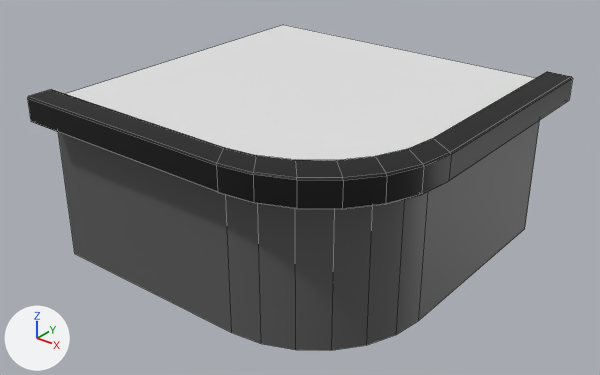
Renders of the FBX model Assets/Models/Modular Kit/Buiding Pieces/Corners/FloorCornerConvexRounded_A.fbx from each side of a commit.
Before and after are seen from a 50 mm lens placed at (19.03, -22.83, 7.84), pointed at (5.33, -5.71, -2.78). The axes (+X, +Y, +Z) are drawn at lower left. The lights are the same throughout. Mesh edges are drawn as thin lines. Where no turn or scale is listed for an object, it has been applied to the vertices.

In view in the first picture: 'FloorCornerConvexRounded_A'.
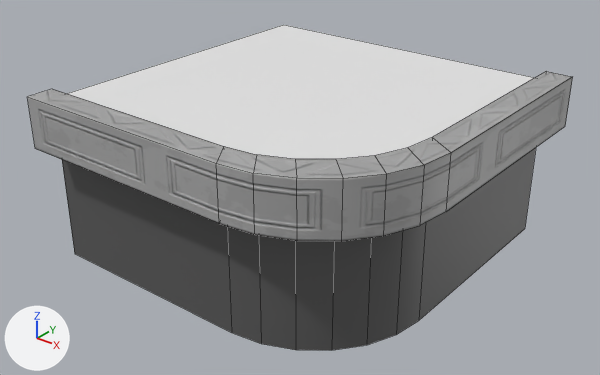
Location of each change, (x1, y1, x2, y2) in pixels of the pictures (600 x 375 px):
```json
{"object": "FloorCornerConvexRounded_A", "change": "surface changed, reshaped", "before": [28, 25, 572, 350], "after": [27, 25, 573, 350]}
{"part": 1, "of": "me_plane_044", "change": "rebuilt", "before": [28, 72, 572, 209], "after": [27, 71, 573, 241], "on screen": "24% taller"}
{"part": 2, "of": "me_plane_044", "change": "cut back", "before": [58, 25, 539, 302], "after": [62, 25, 536, 302]}
```

The change, as JSON lines over the scene's bpy script:
```json
{"op": "add", "block": "img_walltrims_basecolor_png", "code": ["img_walltrims_basecolor_png = load_image('WallTrims_basecolor.png', '../../../../Material/Marcus Testing Not Permanant/WallTrims_basecolor.png', 2048, 2048, 'sRGB')"]}
{"op": "add", "block": "img_walltrims_normal_png", "code": ["img_walltrims_normal_png = load_image('WallTrims_normal.png', '../../../../Material/Marcus Testing Not Permanant/WallTrims_normal.png', 2048, 2048, 'Non-Color')"]}
{"block": "mat_railing", "where": "n0 = _N.new('ShaderNodeBsdfPrincipled'); n0.name = 'Principled BSDF'"}
{"op": "remove", "block": "mat_railing", "code": "n0.inputs[0].default_value = (0.0, 0.0, 0.0, 1.0)  # 'Base Color', black #000000"}
{"op": "add", "block": "mat_railing", "code": "n2 = _N.new('ShaderNodeTexImage'); n2.name = 'Image Texture'"}
{"op": "add", "block": "mat_railing", "code": "n2.image = img_walltrims_basecolor_png"}
{"op": "add", "block": "mat_railing", "code": "n3 = _N.new('ShaderNodeTexImage'); n3.name = 'Image Texture.001'"}
{"op": "add", "block": "mat_railing", "code": "n3.image = img_walltrims_normal_png"}
{"op": "add", "block": "mat_railing", "code": "n4 = _N.new('ShaderNodeNormalMap'); n4.name = 'Normal Map'"}
{"op": "add", "block": "mat_railing", "code": "_L.new(n2.outputs[0], n0.inputs[0])  # 'Color' to 'Base Color'"}
{"op": "add", "block": "mat_railing", "code": "_L.new(n3.outputs[0], n4.inputs[1])  # 'Color' to 'Color'"}
{"op": "add", "block": "mat_railing", "code": "_L.new(n4.outputs[0], n0.inputs[5])  # 'Normal' to 'Normal'"}
{"block": "me_plane_044", "where": "# used by ob_floorcornerconvexrounded_a; location = (0.0, 0.0, 0.0)"}
{"op": "remove", "block": "me_plane_044", "code": "me_plane_044.from_pydata(...)  # 100 vertices, 81 faces; spans x 0.0..10.81, y -10.81..0.0, z -5.0..0.26"}
{"op": "add", "block": "me_plane_044", "code": "me_plane_044.from_pydata(...)  # 55 vertices, 41 faces; spans x 0.0..10.81, y -10.81..0.0, z -5.0..0.26"}
{"block": "me_plane_044", "change": "me_plane_044 part 1: the loose piece of 72 vertices spanning x 0.0..10.81, y -10.81..0.0, z -0.49..0.26 is rebuilt with 36 vertices and now spans x 0.0..10.81, y -10.81..0.0, z -1.26..0.26"}
{"block": "me_plane_044", "change": "me_plane_044 part 2"}
{"block": "me_plane_044", "change": "18 vertices are removed from x 0.0..10.0, y -10.0..0.0, z -0.04..0.0"}
{"block": "me_plane_044", "change": "17 faces are deleted"}
{"block": "me_plane_044", "change": "9 new vertices lie (0.0, 0.0, 5.0) away from vertices in x 0.0..10.0, y -10.0..0.0, z -5.0"}
{"block": "me_plane_044", "change": "1 new face joins them, mat_building (white #e7e7e7)"}
{"block": "me_plane_044", "change": "8 new faces join them, mat_wall (dark grey #5a5a5a)"}
```
